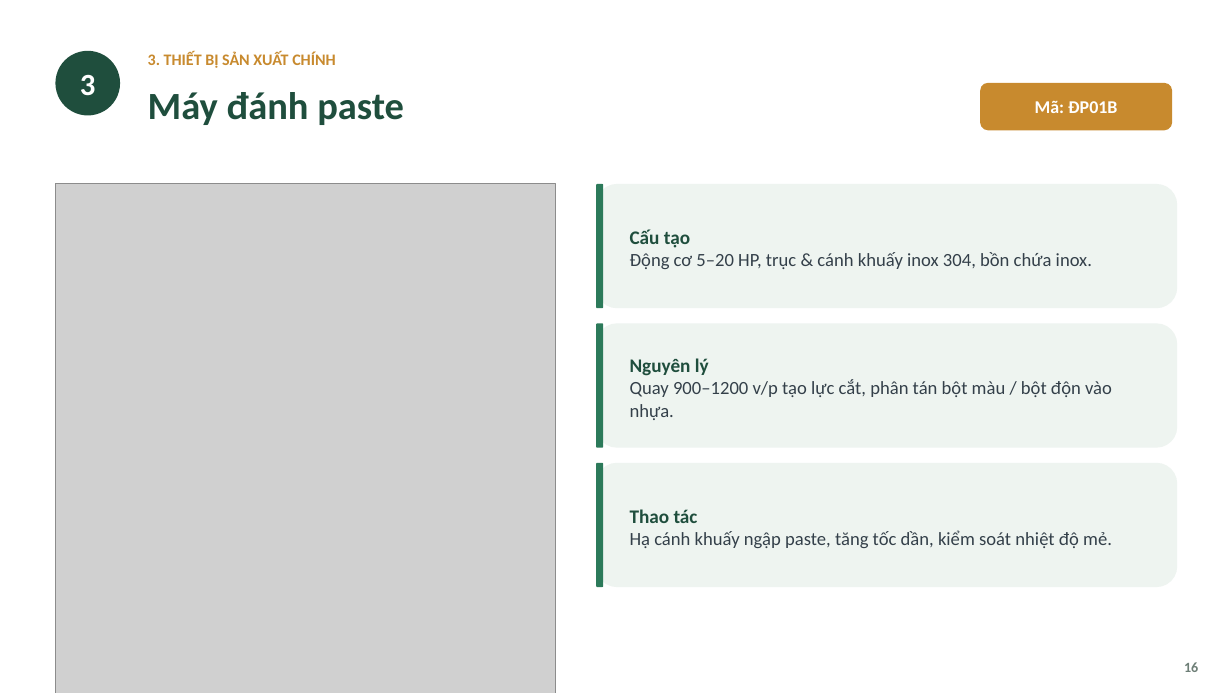
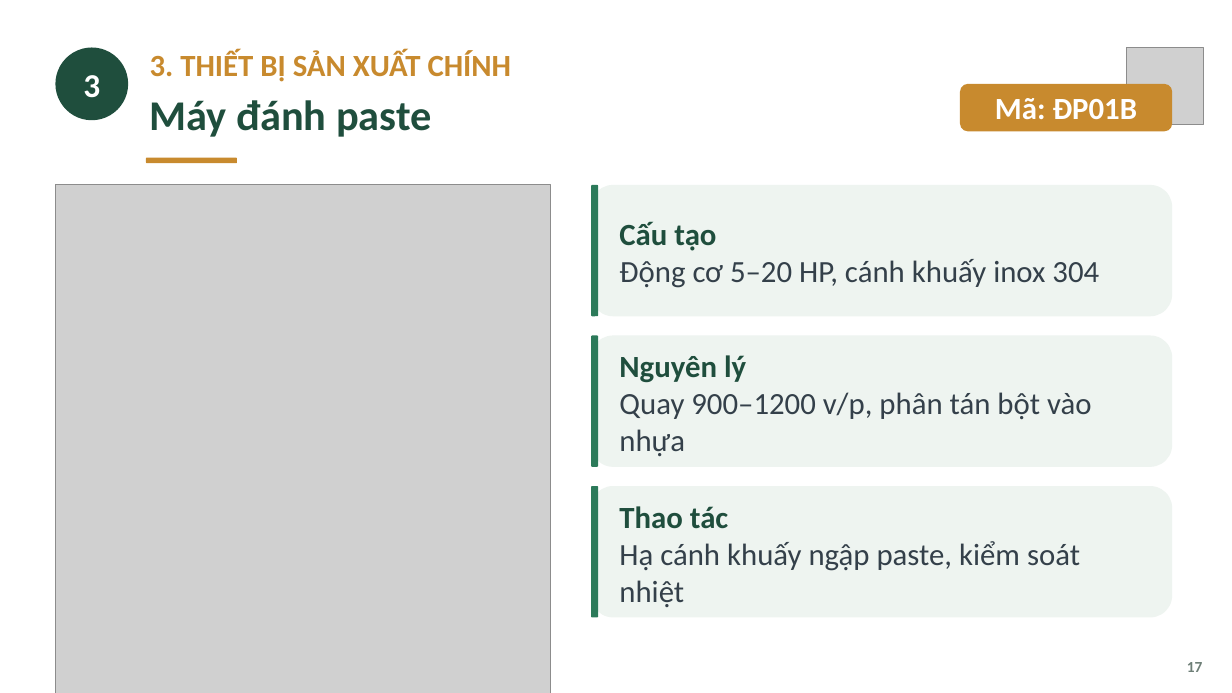
Before and after one commit to tranconcoder/pubic-resources, a slide deck: slide 17 of SuHeo/Báo cáo thực tập - Sơn Hải Vân.pptx (slide 16 before the commit). Drawn at 1232x693 pixels with LibreOffice and Linux fonts; fonts in the diff are those of the drawing; grey boxes stand for pictures. Boxes give left, top, right and bottom in pixels: in the first picture for what was removed or moved away, otherwise in the second. Text is boxed around its words. In the diff, an @@ line names an element or a change of style, - is before the commit and + after.

```diff
--- a/SuHeo/Báo cáo thực tập - Sơn Hải Vân.pptx
+++ b/SuHeo/Báo cáo thực tập - Sơn Hải Vân.pptx
@@ ellipse "3": place and size @@
-ellipse "3" at (55,51,120,116)
+ellipse "3" at (55,47,128,120)
@@ ellipse "3" at (55,47,128,120): size 24 to 26 pt @@
@@ text "3. THIẾT BỊ SẢN XUẤT ..." at (150,50,512,82): size 12.5 to 24 pt @@
@@ picture added at (1127,47,1203,124) @@
@@ text "Máy đánh paste": place and size @@
-text "Máy đánh paste" at (148,92,404,125)
+text "Máy đánh paste" at (150,100,431,137)
@@ text "Máy đánh paste" at (150,100,431,137): size 30 to 33 pt @@
@@ rounded rectangle "Mã: ĐP01B": place and size @@
-rounded rectangle "Mã: ĐP01B" at (981,83,1173,130)
+rounded rectangle "Mã: ĐP01B" at (960,84,1173,131)
@@ rounded rectangle "Mã: ĐP01B" at (960,84,1173,131): size 14 to 24 pt @@
@@ rounded rectangle added at (146,158,237,164), fill #C88A2E @@
@@ picture: place and size @@
-picture at (55,184,555,693)
+picture at (55,185,551,693)
@@ rounded rectangle: place and size @@
-rounded rectangle at (596,184,1177,309)
+rounded rectangle at (592,185,1173,316)
@@ rounded rectangle: place and size @@
-rounded rectangle at (596,184,604,309)
+rounded rectangle at (592,185,599,316)
@@ text at (619,221,716,251): size 15 to 24 pt in "Cấu tạo" @@
@@ text at (619,259,1099,288): text changed; size 14.5 to 24 pt @@
-Động cơ 5–20 HP, trục & cánh khuấy inox 304, bồn chứa inox.
+Động cơ 5–20 HP, cánh khuấy inox 304
@@ rounded rectangle: place and size @@
-rounded rectangle at (596,323,1177,448)
+rounded rectangle at (592,335,1173,467)
@@ rounded rectangle: place and size @@
-rounded rectangle at (596,323,604,448)
+rounded rectangle at (592,335,599,467)
@@ text "Nguyên lý": place and size @@
-text "Nguyên lý" at (630,358,1112,420)
+text "Nguyên lý" at (619,355,1091,456)
@@ text at (619,355,746,383): size 15 to 24 pt in "Nguyên lý" @@
@@ text at (619,392,1091,456): text changed; size 14.5 to 24 pt @@
-Quay 900–1200 v/p tạo lực cắt, phân tán bột màu / bột độn vào nhựa.
+Quay 900–1200 v/p, phân tán bột vào nhựa
@@ rounded rectangle: place and size @@
-rounded rectangle at (596,463,1177,588)
+rounded rectangle at (592,486,1173,617)
@@ rounded rectangle: place and size @@
-rounded rectangle at (596,463,604,588)
+rounded rectangle at (592,486,599,617)
@@ text "Thao tác": place and size @@
-text "Thao tác" at (630,509,1112,548)
+text "Thao tác" at (619,506,1080,607)
@@ text at (619,506,728,529): size 15 to 24 pt in "Thao tác" @@
@@ text at (619,541,1080,607): text changed; size 14.5 to 24 pt @@
-Hạ cánh khuấy ngập paste, tăng tốc dần, kiểm soát nhiệt độ mẻ.
+Hạ cánh khuấy ngập paste, kiểm soát nhiệt
@@ text removed at (1184,662,1198,672) @@
-16
@@ text added at (1187,662,1203,672), 12 pt, text #6E7F77, bold @@
+17
```
Also in this commit, not shown: 21 other slides changed, 13 slides added, 10 slides removed, 1 other file.
